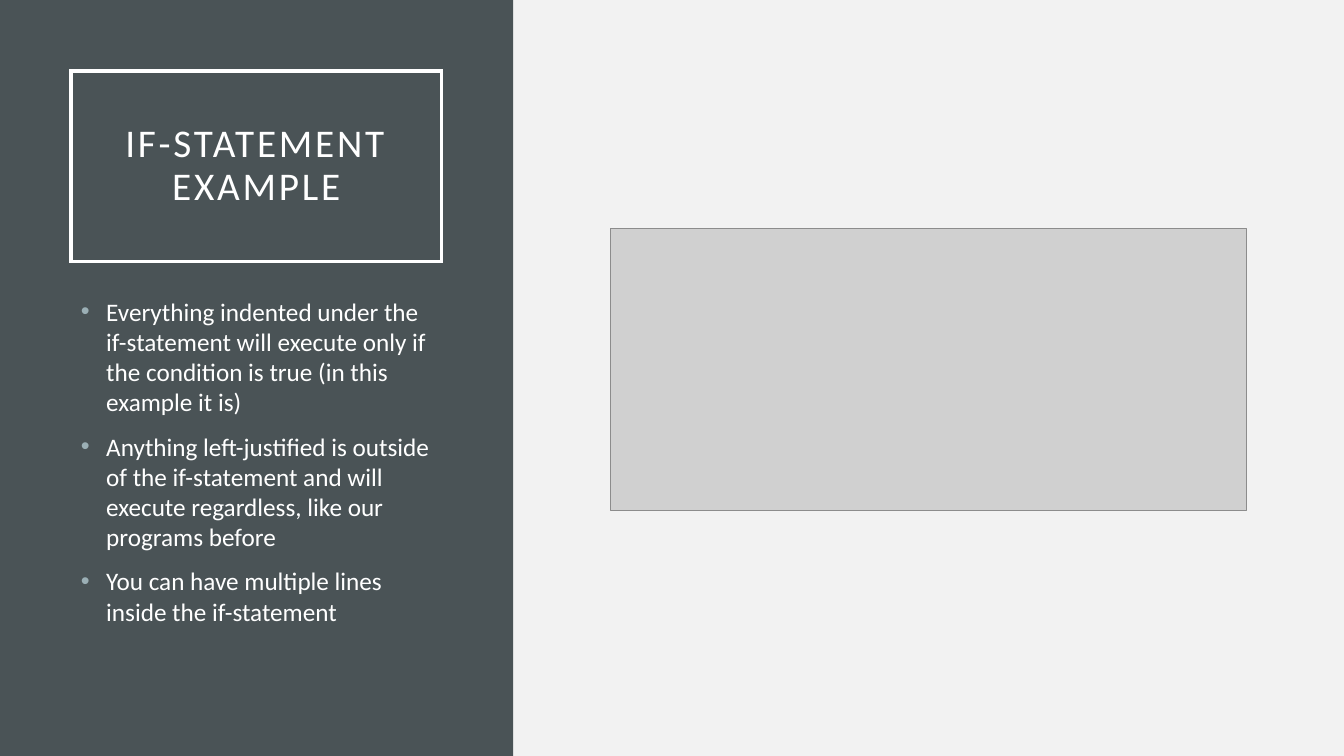
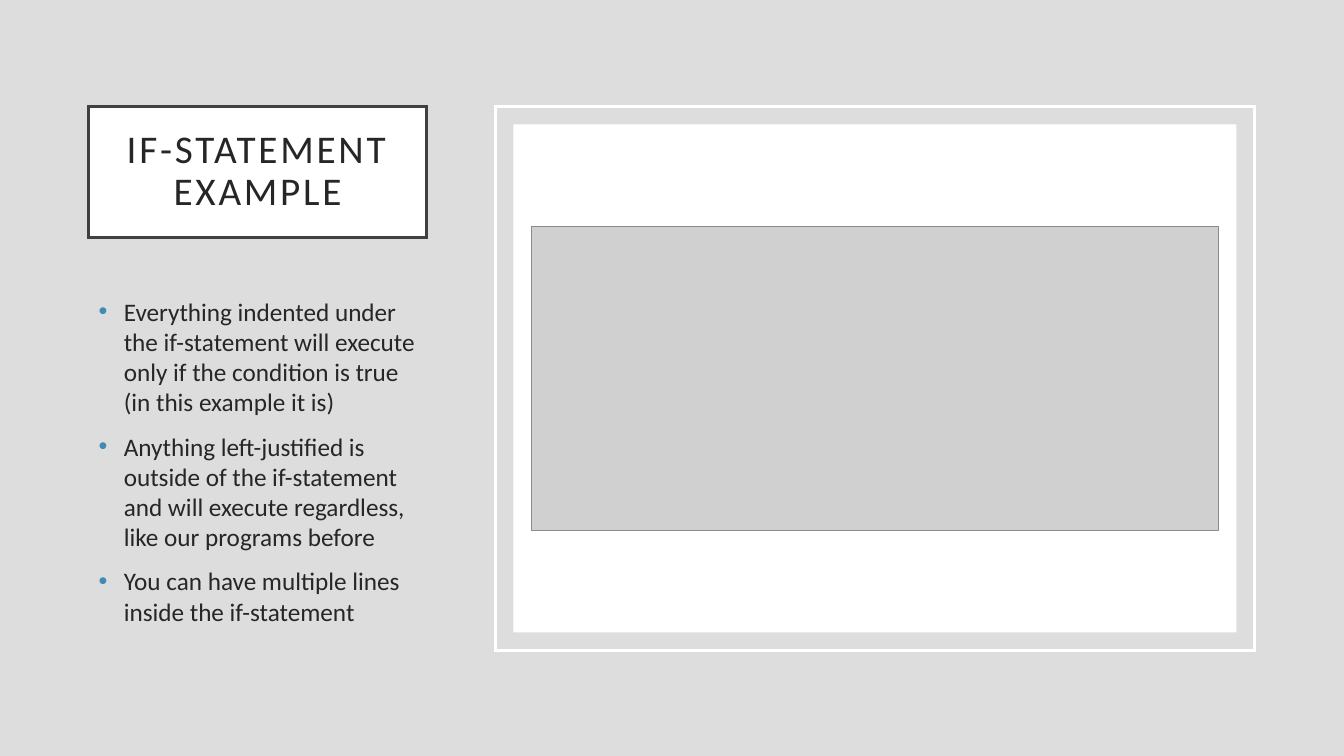
Before and after one commit to rsera/Junior-Knights, a slide deck: slide 10 of Python Lesson 4 If Statement.pptx (slide 8 before the commit). Drawn at 1344x756 pixels with LibreOffice and Linux fonts; fonts in the diff are those of the drawing; grey boxes stand for pictures. Boxes give left, top, right and bottom in pixels: in the first picture for what was removed or moved away, otherwise in the second. Text is boxed around its words. In the diff, an @@ line names an element or a change of style, - is before the commit and + after.

```diff
--- a/Python Lesson 4 If Statement.pptx
+++ b/Python Lesson 4 If Statement.pptx
@@ background #F2F2F2 to #DDDDDD @@
@@ rectangle removed at box(0, 0, 513, 756) @@
@@ title "IF-STATEMENT EXAMPLE": place and size @@
-title "IF-STATEMENT EXAMPLE" at box(71, 71, 442, 261)
+title "IF-STATEMENT EXAMPLE" at box(89, 106, 426, 237)
@@ title "IF-STATEMENT EXAMPLE" at box(89, 106, 426, 237): text colour #FFFFFF to #262626; fill none to #FFFFFF; outline #FFFFFF 2.5 pt to #404040 2.5 pt @@
@@ rectangle added at box(495, 106, 1254, 650), outline #FFFFFF 2.5 pt @@
@@ rectangle added at box(513, 124, 1236, 632), fill #FFFFFF @@
@@ picture: place and size @@
-picture at box(611, 228, 1247, 510)
+picture at box(531, 226, 1218, 530)
@@ text "Everything indented under the if-statement ...": place and size @@
-text "Everything indented under the if-statement ..." at box(106, 303, 429, 621)
+text "Everything indented under the if-statement ..." at box(124, 303, 414, 621)
@@ text "Everything indented under the if-statement ..." at box(124, 303, 414, 621): text colour #FFFFFF to #262626; bullet colour #9BAFB5 to #418AB3 @@
```
Also in this commit, not shown: 14 other slides changed, 3 slides added, 2 other files.
